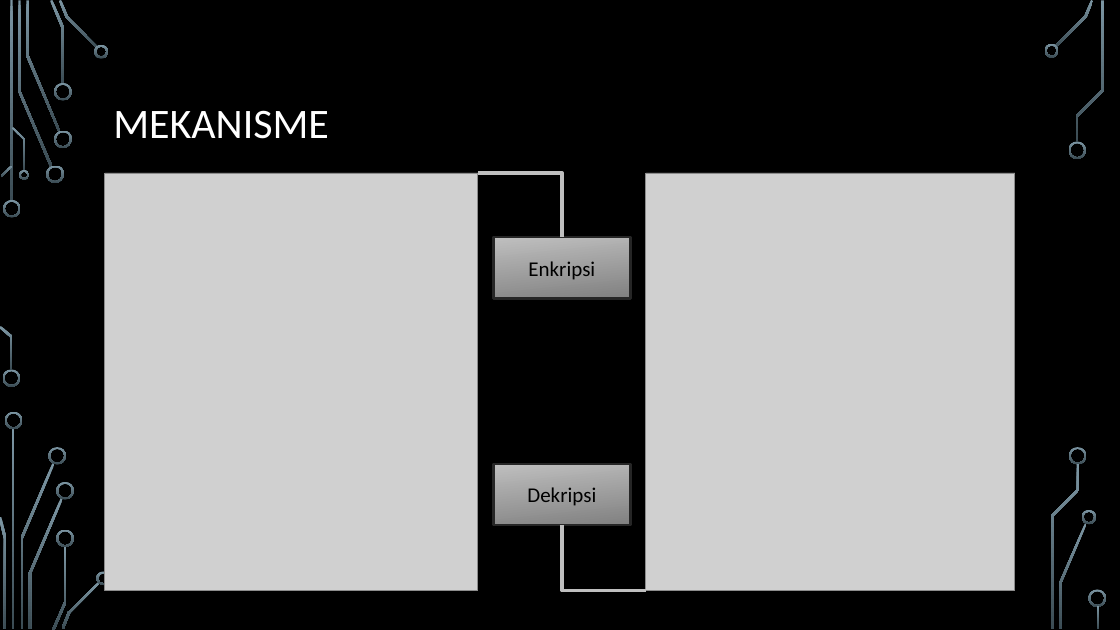
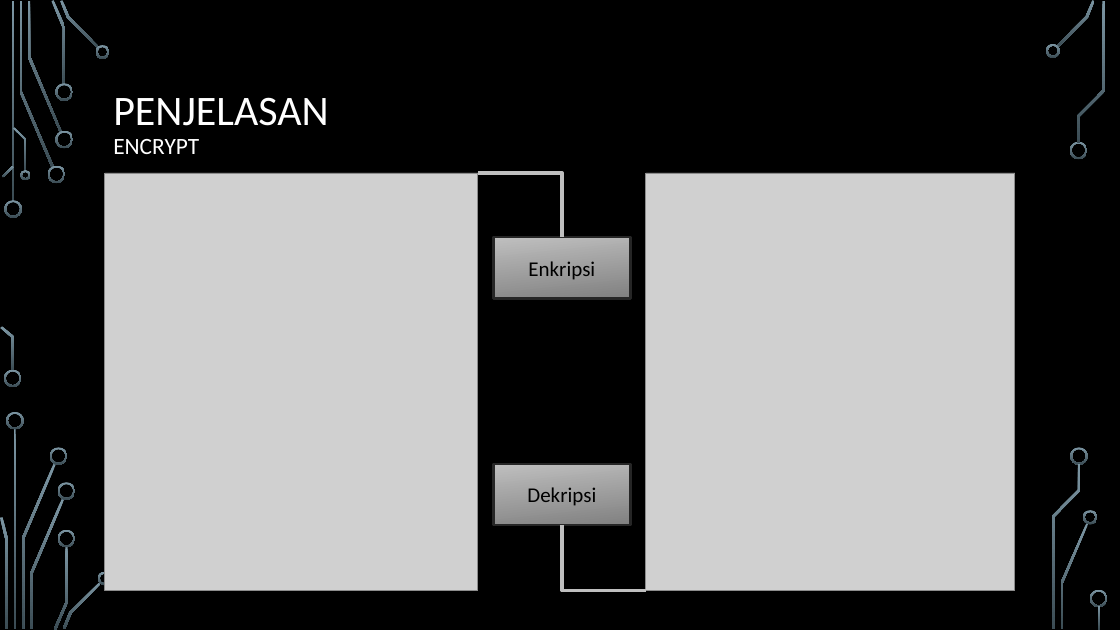
Before and after one commit to dinarwm/private-chat, a slide deck: slide 7 of Keamanan data Pada Aplikasi chatting.pptx (slide 4 before the commit). Drawn at 1120x630 pixels with LibreOffice and Linux fonts; fonts in the diff are those of the drawing; grey boxes stand for pictures; background and template pictures are left out. Boxes give left, top, right and bottom in pixels: in the first picture for what was removed or moved away, otherwise in the second. Text is boxed around its words. In the diff, an @@ line names an element or a change of style, - is before the commit and + after.

```diff
--- a/Keamanan data Pada Aplikasi chatting.pptx
+++ b/Keamanan data Pada Aplikasi chatting.pptx
@@ title at (113, 97, 328, 154): text changed @@
-MEKANISME
+PENJELASAN
+ENCRYPT
@@ outline redrawn in 33 elements at (1045, 44, 1060, 58), (1077, 1, 1105, 143), (4, 200, 22, 218), (19, 1, 53, 167), (51, 0, 66, 84), (6, 412, 24, 429), (29, 498, 64, 629), (1056, 0, 1095, 47), (1083, 510, 1097, 524), (1090, 590, 1107, 607), (48, 166, 66, 183), (28, 1, 61, 132), (55, 83, 73, 101), (60, 0, 99, 49), (3, 166, 14, 177), (54, 546, 68, 630), (58, 482, 76, 500), (1053, 464, 1081, 629), (4, 370, 22, 387), (1, 326, 14, 371), (1061, 523, 1089, 629), (50, 448, 67, 465), (97, 572, 112, 586), (1070, 448, 1088, 465), (95, 45, 110, 59), (55, 131, 73, 149), (20, 171, 30, 181), (22, 464, 55, 629), (0, 518, 8, 629), (58, 530, 76, 548), (63, 582, 102, 630), (1070, 142, 1088, 160), (13, 128, 27, 171) @@
```
Also in this commit, not shown: 2 other slides changed, 4 slides added, 2 slides removed.
